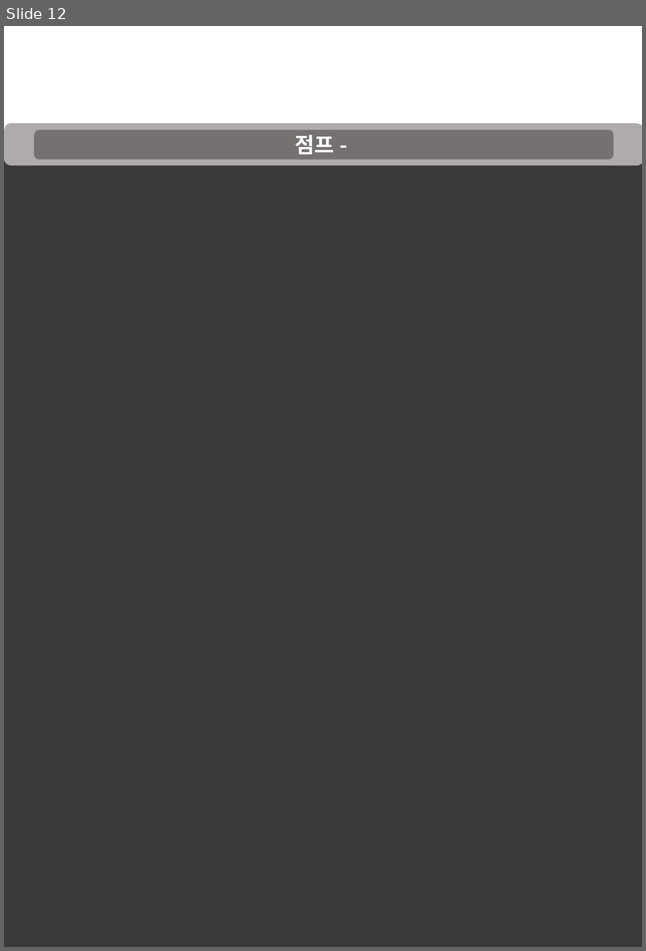
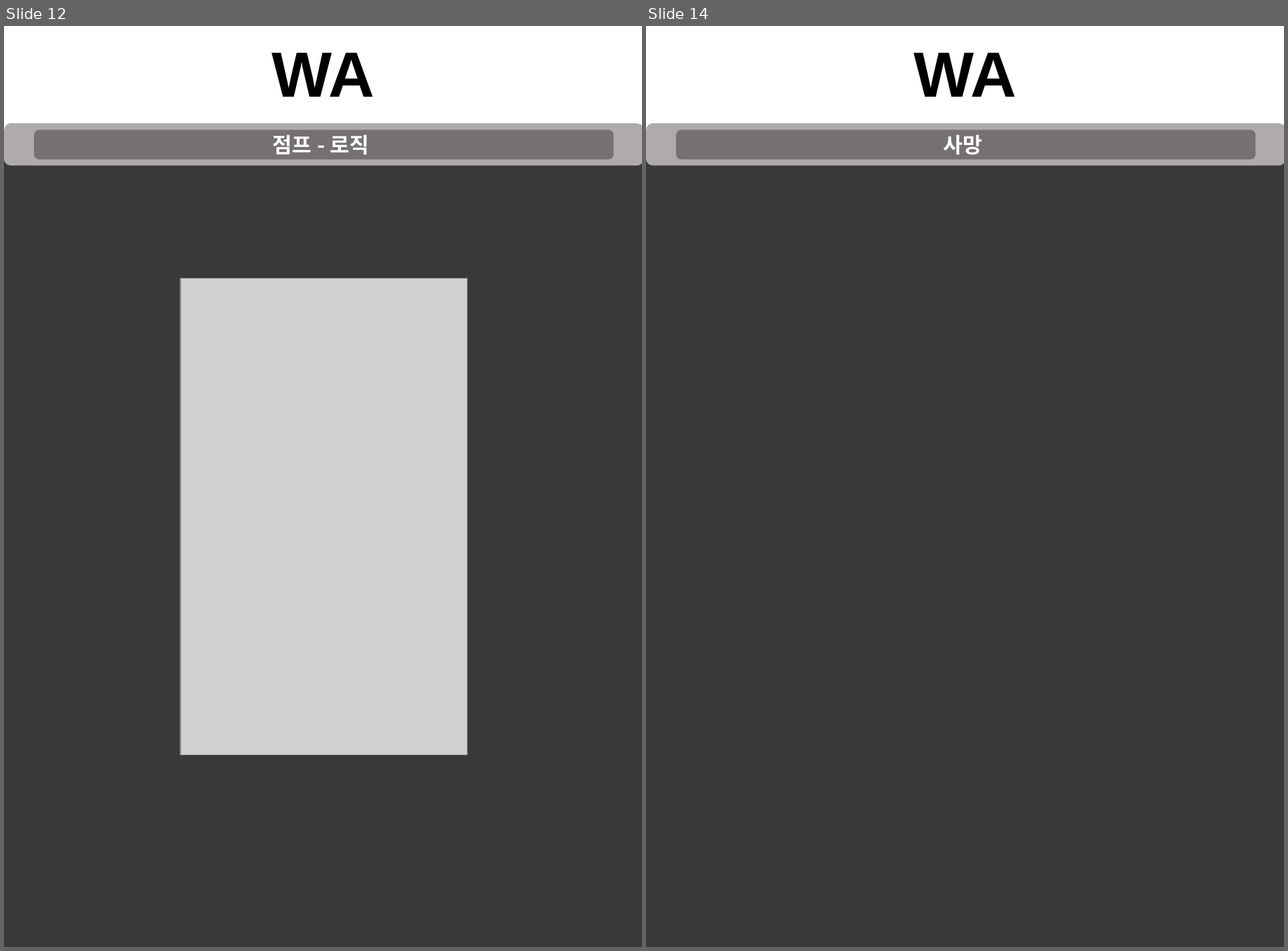
Before and after one commit to taeseongeom/WA, a slide deck: 기획서/신버전/캐릭터시스템.pptx. Shown side by side, each under a label of ours: slide 12 before the commit, slides 12 and 14 after it; the slides between them are not shown. The pictures are 646x951 and 1288x951 pixels, drawn with LibreOffice and Linux fonts; fonts in the diff are those of the drawing; grey boxes stand for pictures. Boxes give left, top, right and bottom in pixels: in the first picture for what was removed or moved away, otherwise in the second. Text is boxed around its words. In the diff, an @@ line names an element or a change of style, - is before the commit and + after.

```diff
--- a/기획서/신버전/캐릭터시스템.pptx
+++ b/기획서/신버전/캐릭터시스템.pptx
@@ slide 14 added at bbox=[646, 26, 1284, 947], background #FFFFFF @@
@@ text added at bbox=[913, 53, 1016, 97], 54 pt, text #000000, bold @@
+WA
@@ rectangle added at bbox=[646, 130, 1284, 946], fill #3B3838 @@
@@ rounded rectangle added at bbox=[646, 123, 1284, 165], fill #AFABAB @@
@@ rounded rectangle added at bbox=[676, 130, 1255, 160], fill #767171, 18 pt, text #FFFFFF, bold @@
+사망
@@ slide 12 changed as well @@
@@ text added at bbox=[271, 53, 374, 97], 54 pt, text #000000, bold @@
+WA
@@ text in rounded rectangle at bbox=[272, 134, 369, 155]: text changed @@
-점프 -
+점프 - 로직
@@ picture added at bbox=[180, 279, 467, 755] @@
```
Also in this commit, not shown: 10 other slides changed, 2 other slides added, 1 slide removed.
